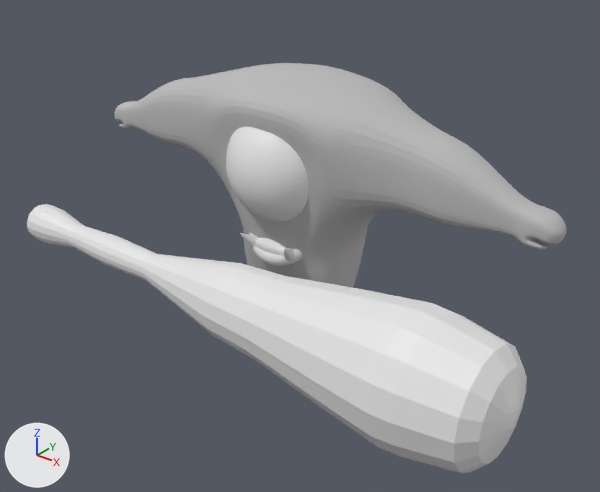
The Blender file First3D/Assets/model/bigeyewithAUTOWeight.blend, before and after one commit.
The view is the same before and after, from a camera (50 mm lens) standing at (4.57, -5.72, 4.75) and looking at (0.46, -0.58, 1.56). The axes (+X, +Y, +Z) are drawn at lower left. The lights are the same throughout.
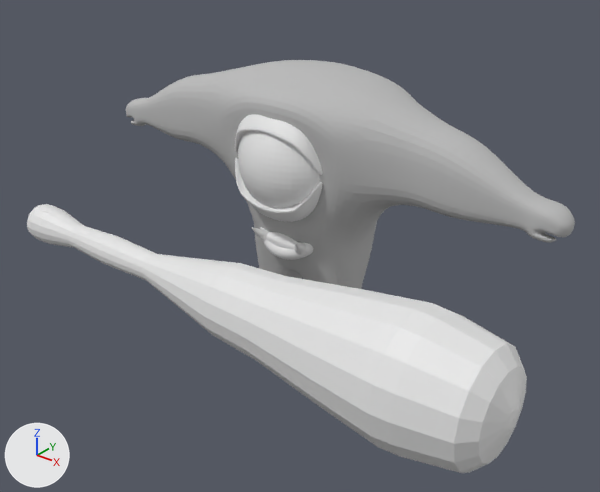
What differs and where, as boxes (x1, y1, x2, y2) in the pictures (600 x 492 px):
'Cube', moved: before (114, 63, 567, 288); after (126, 60, 575, 289)
'eyelid', shown: after (235, 114, 322, 175)
'eyelid.003', added: after (235, 158, 322, 222)

The edits, one by one:
Mesh me_cube_004 is new.
It has 73 vertices, 70 faces and spans x -0.54..0.51, y -0.73..0.01, z -0.98..0.75.
Object 'eyelid' (ob_eyelid) moves from (0.0, 0.0, 0.0) to (0.0, 0.217, 1.908).
Object 'eyelid' (ob_eyelid) is now shown.
Object 'Cube' (ob_cube) moves from (0.0, -0.092, 1.908) to (0.0, 0.069, 1.908).
Object 'eyelid.003' (ob_eyelid_003) is new; it shows me_cube_004.
Its location is (-0.032, 0.217, 2.335).
Its rotation in degrees is (0, -180, 0).
It gains a SUBSURF modifier named 'Subsurf'.
Modifier setting: levels = 0.
